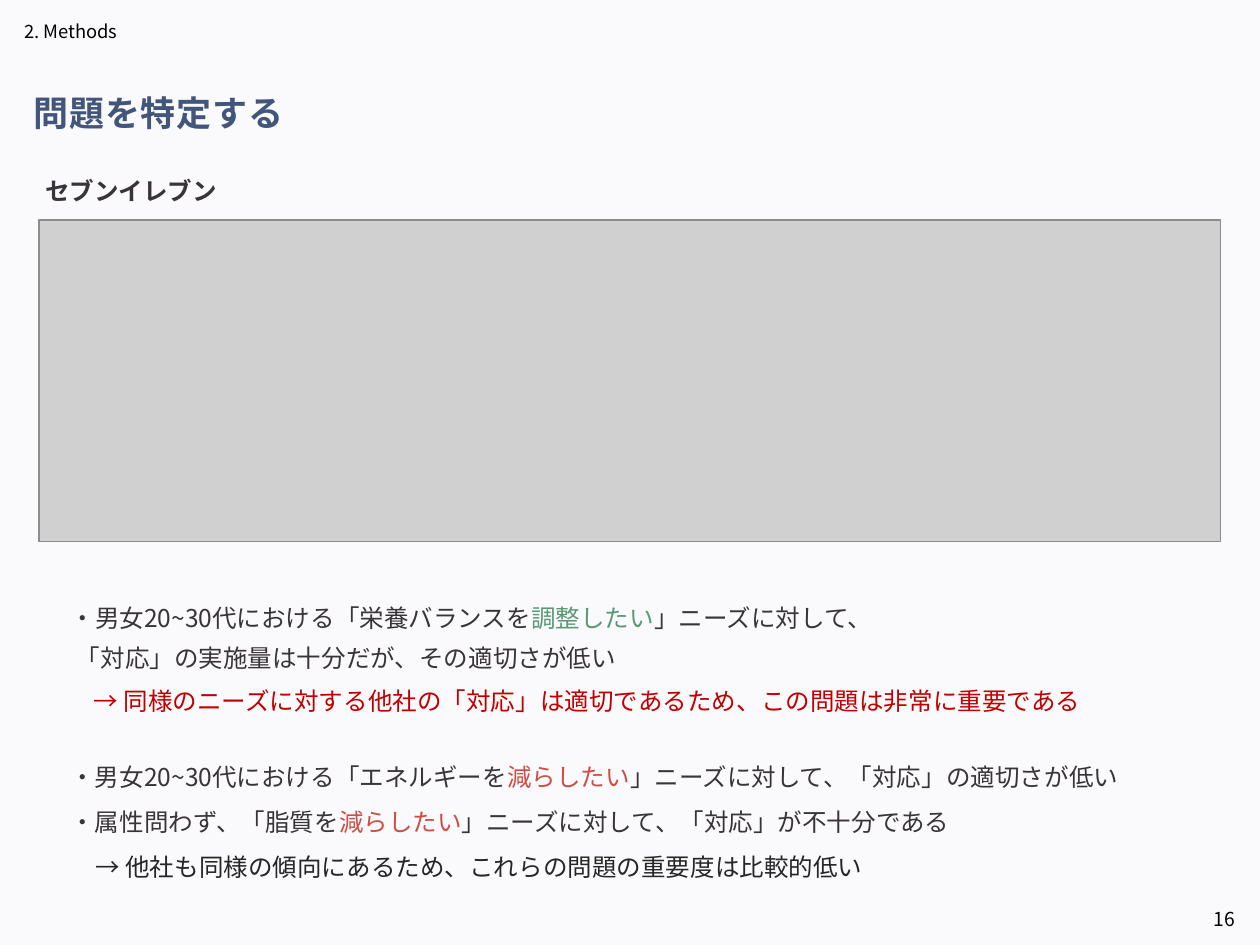
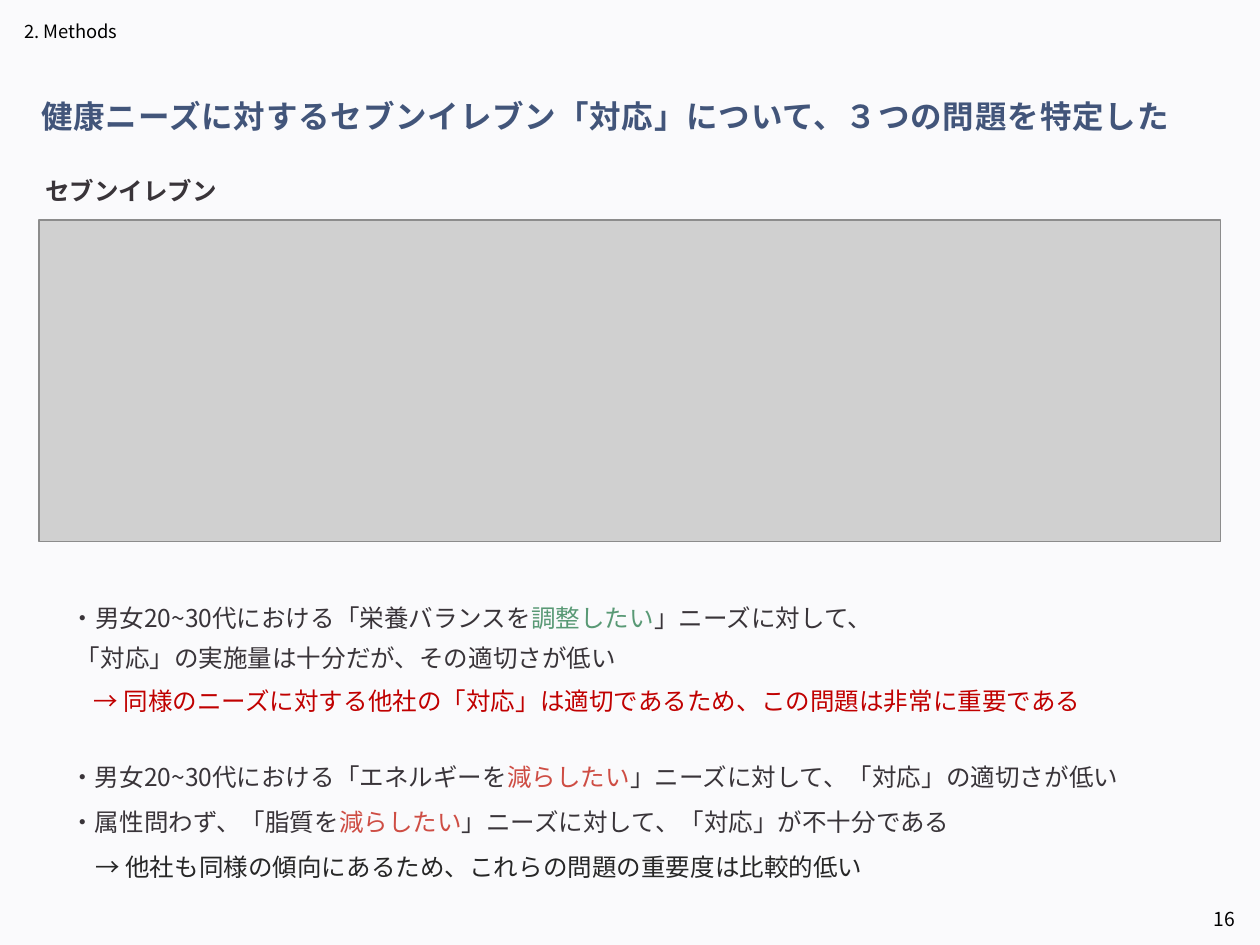
Before and after one commit to aoiseki0415/Accenture_CEO, a slide deck: slide 16 of 提出物一覧/アクセンチュア_中間発表.pptx. Drawn at 1260x945 pixels with LibreOffice and Linux fonts; fonts in the diff are those of the drawing; grey boxes stand for pictures. Boxes give left, top, right and bottom in pixels: in the first picture for what was removed or moved away, otherwise in the second. Text is boxed around its words. In the diff, an @@ line names an element or a change of style, - is before the commit and + after.

```diff
--- a/提出物一覧/アクセンチュア_中間発表.pptx
+++ b/提出物一覧/アクセンチュア_中間発表.pptx
@@ text removed at (x1=33, y1=96, x2=284, y2=129) @@
-問題を特定する
@@ text added at (x1=41, y1=101, x2=1168, y2=131), 18 pt, text #42557A, bold @@
+健康ニーズに対するセブンイレブン「対応」について、３つの問題を特定した
```
Also in this commit, not shown: 13 other slides changed, 2 slides added, 2 slides removed, 1 other file.
